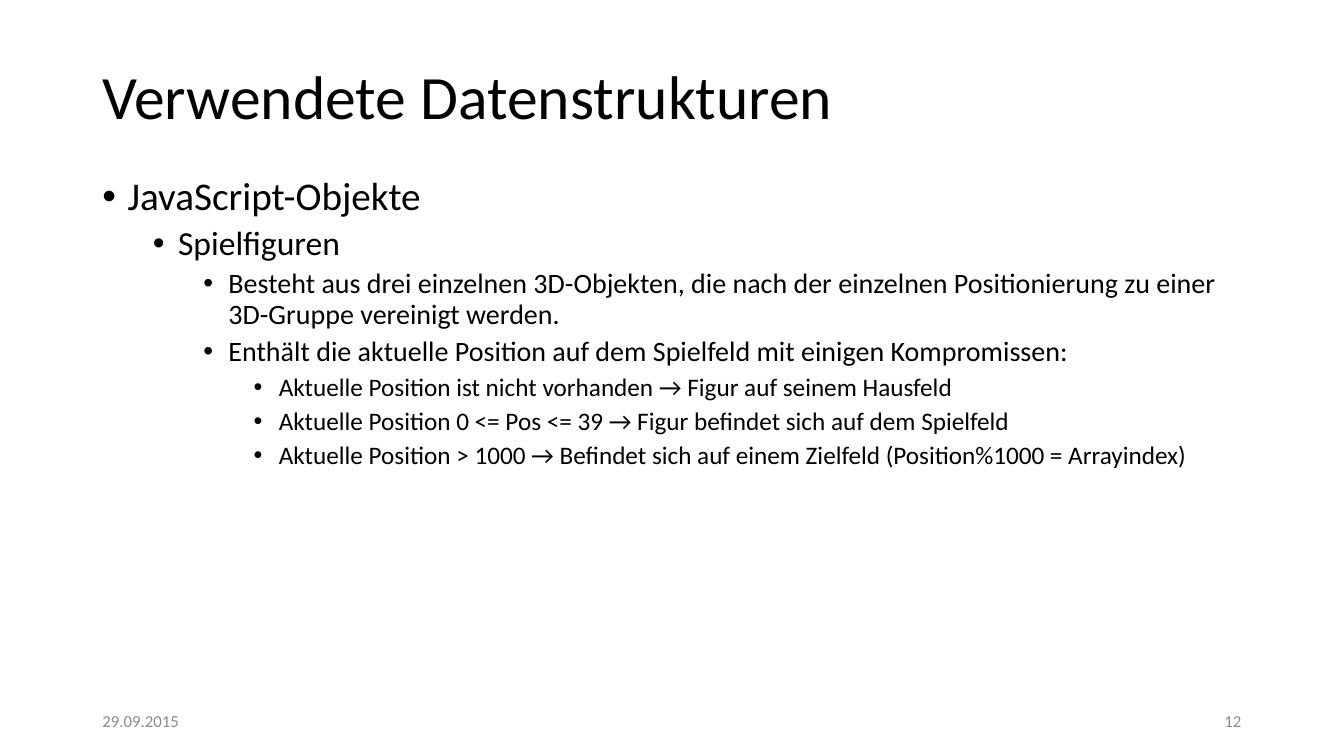
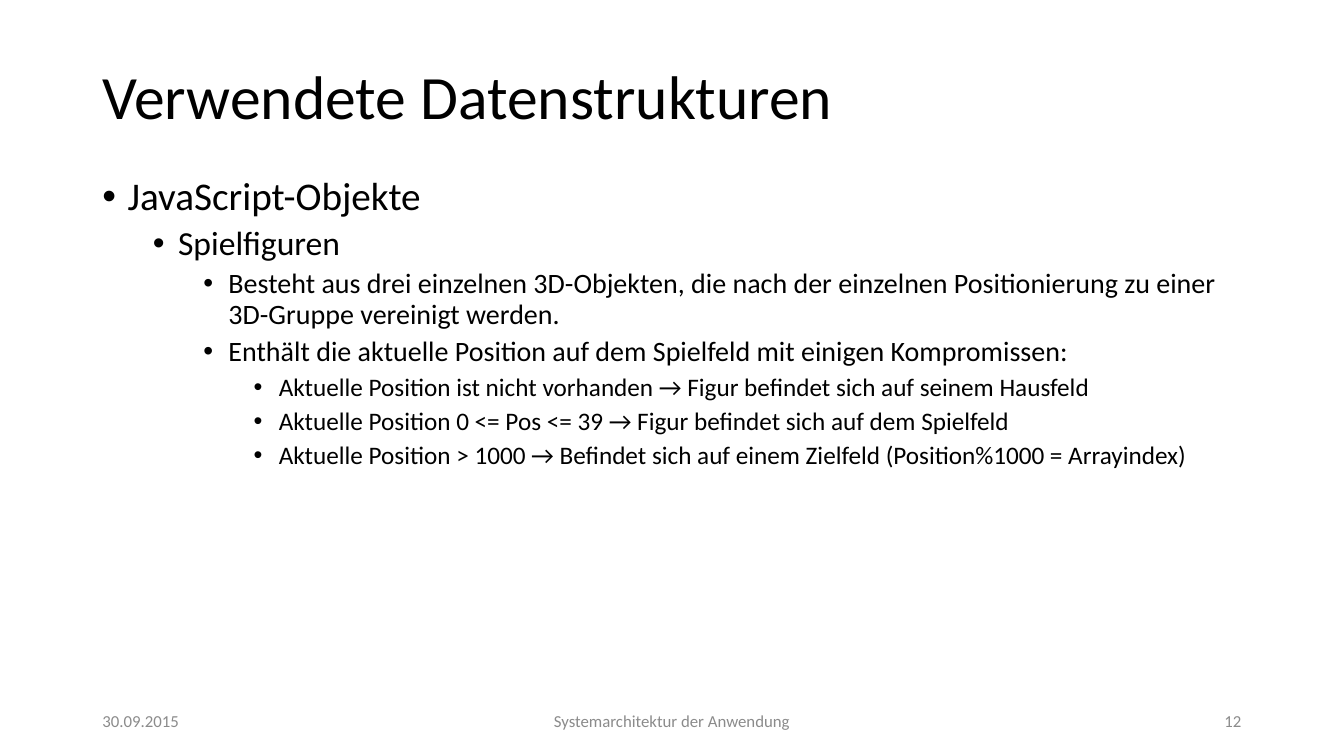
Before and after one commit to lukasleitsch/mensch-aergere-dich-nicht, a slide deck: slide 12 of Finale Präsentation.pptx. Drawn at 1344x756 pixels with LibreOffice and Linux fonts; fonts in the diff are those of the drawing. Boxes give left, top, right and bottom in pixels: in the first picture for what was removed or moved away, otherwise in the second. Text is boxed around its words. In the diff, an @@ line names an element or a change of style, - is before the commit and + after.

```diff
--- a/Finale Präsentation.pptx
+++ b/Finale Präsentation.pptx
@@ text at [279,378,1089,401]: text changed @@
-      • Aktuelle Position ist nicht vorhanden → Figur auf seinem Hausfeld
+      • Aktuelle Position ist nicht vorhanden → Figur befindet sich auf seinem Hausfeld
@@ text at [102,716,178,727]: text changed @@
-29.09.2015
+30.09.2015
@@ text added at [554,715,790,730], 12 pt, text #8C8C8C @@
+Systemarchitektur der Anwendung
```
Also in this commit, not shown: 21 other slides changed.
